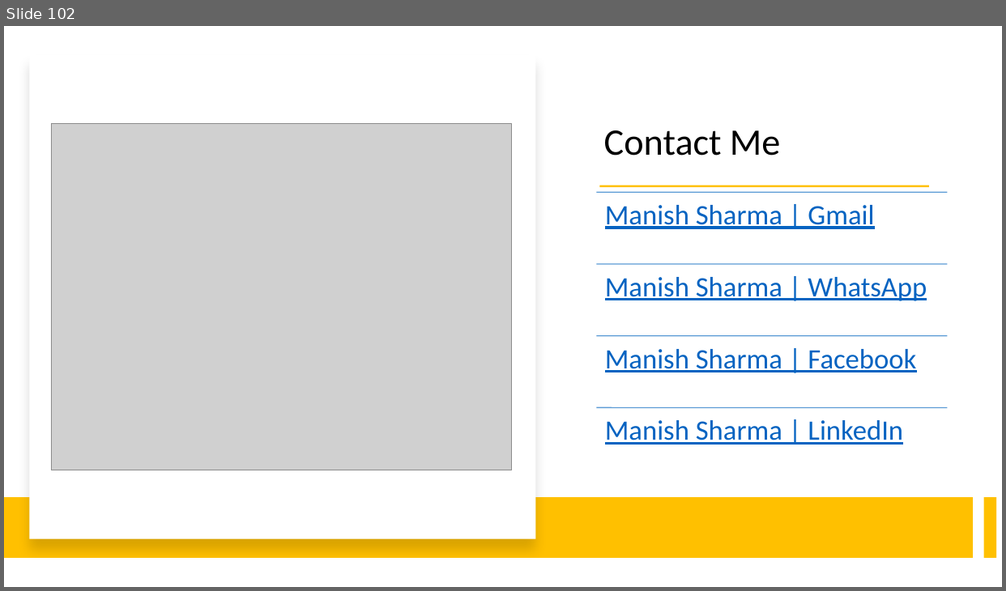
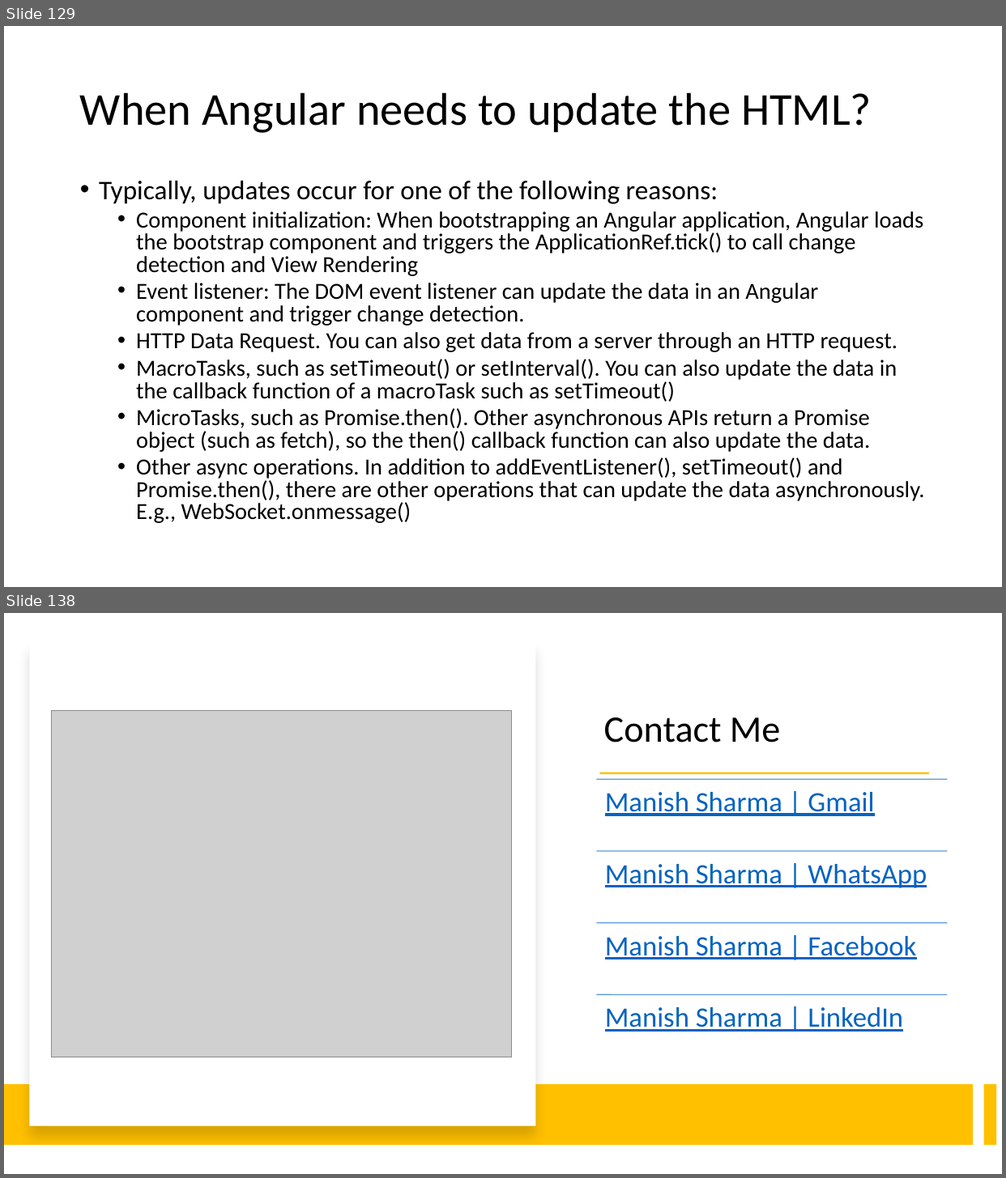
Before and after one commit to explore-with-manish/BFL_Byte_Jul23, a slide deck: Ng-Byte.pptx. Shown one above the other, each under a label of ours: slide 102 before the commit, slides 129 and 138 after it; the slides between them are not shown. The pictures are 1006x591 and 1006x1178 pixels, drawn with LibreOffice and Linux fonts; fonts in the diff are those of the drawing; grey boxes stand for pictures. Boxes give left, top, right and bottom in pixels: in the first picture for what was removed or moved away, otherwise in the second. Text is boxed around its words. In the diff, an @@ line names an element or a change of style, - is before the commit and + after.

```diff
--- a/Ng-Byte.pptx
+++ b/Ng-Byte.pptx
@@ slide 129 added at [4,26,1002,587], background #FFFFFF @@
@@ title added at [80,92,872,133], 44 pt, text #000000 @@
+When Angular needs to update the HTML?
@@ text added at [99,181,924,523], 22.2 pt, text #000000 @@
+• Typically, updates occur for one of the following reasons:
+  • Component initialization: When bootstrapping an Angular application, Angular loads the bootstrap component and triggers the ApplicationRef.tick() to call change detection and View Rendering
+  • Event listener: The DOM event listener can update the data in an Angular component and trigger change detection.
+  • HTTP Data Request. You can also get data from a server through an HTTP request.
+  • MacroTasks, such as setTimeout() or setInterval(). You can also update the data in the callback function of a macroTask such as setTimeout()
+  • MicroTasks, such as Promise.then(). Other asynchronous APIs return a Promise object (such as fetch), so the then() callback function can also update the data.
+  • Other async operations. In addition to addEventListener(), setTimeout() and Promise.then(), there are other operations that can update the data asynchronously. E.g., WebSocket.onmessage()
@@ what was slide 102 is now slide 138 @@
```
Also in this commit, not shown: 1 slide changed, 35 other slides added, 8 other files.
